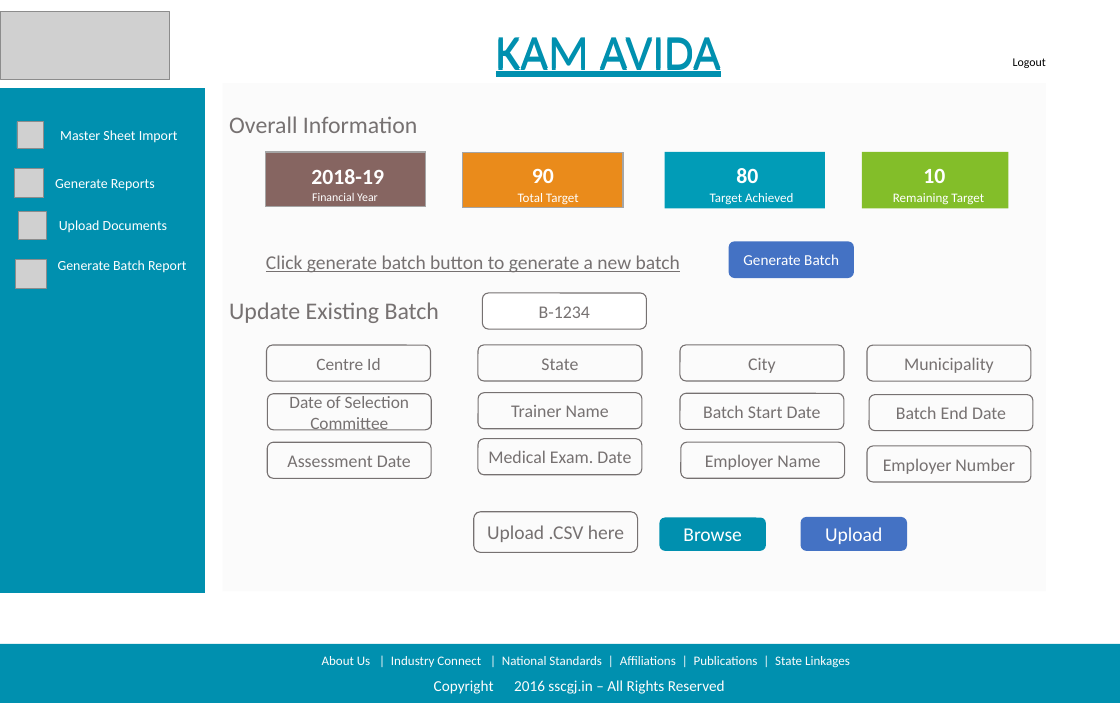
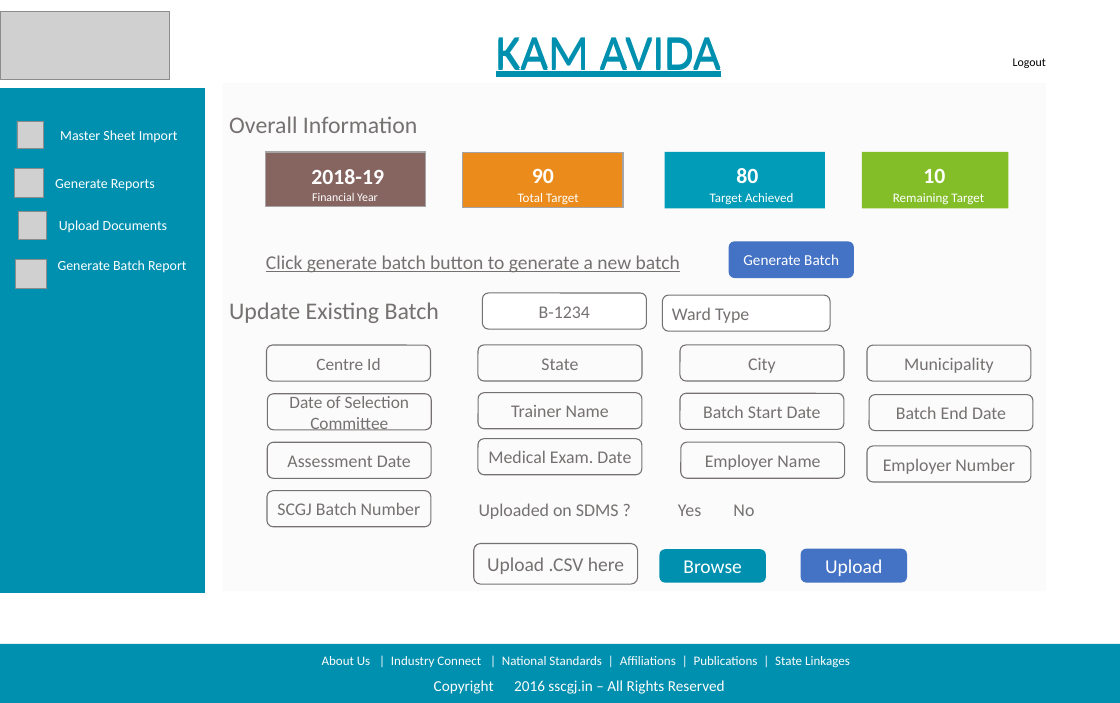
Before and after one commit to sarthakbhutani/NSKFDC-App, a slide deck: slide 2 of Requirements/Product Backlog/Screen Designs/Screen Design Deck/Updated Designs.pptx. Drawn at 1120x703 pixels with LibreOffice and Linux fonts; fonts in the diff are those of the drawing; grey boxes stand for pictures; background and template pictures are left out. Boxes give left, top, right and bottom in pixels: in the first picture for what was removed or moved away, otherwise in the second. Text is boxed around its words. In the diff, an @@ line names an element or a change of style, - is before the commit and + after.

```diff
--- a/Requirements/Product Backlog/Screen Designs/Screen Design Deck/Updated Designs.pptx
+++ b/Requirements/Product Backlog/Screen Designs/Screen Design Deck/Updated Designs.pptx
@@ rounded rectangle added at [663,295,830,331], fill #FFFFFF, outline #767171 1 pt, 16.5 pt, text #767171 @@
+Ward Type
@@ rounded rectangle added at [267,491,431,527], outline #767171 1 pt, 16.5 pt, text #767171 @@
+SCGJ Batch Number
@@ text added at [479,503,754,519], 16.5 pt, text #767171 @@
+Uploaded on SDMS ? Yes No
@@ 3 rounded rectangles: place and size @@
-3 rounded rectangles at [474,512,907,553]
+3 rounded rectangles at [474,544,907,585]
```
Also in this commit, not shown: 9 other slides changed, 1 slide added, 1 other file.
